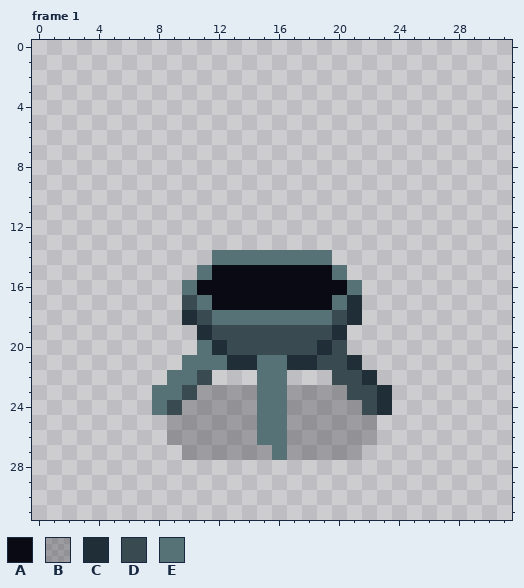
Pixel-art file -- assets/img/fire_bowl.aseprite. Above: the version before the commit.
32x32 pixels, 6 frames. Pixels under 10% opacity are left out. Colours within 5 levels of each other are drawn and written as one. Shown: frame 1. The commit also changed other frames, which this record leaves out.
Palette (. is transparent): A #090a14  B #090a1440  C #202e37  D #394a50  E #577277
After the commit:
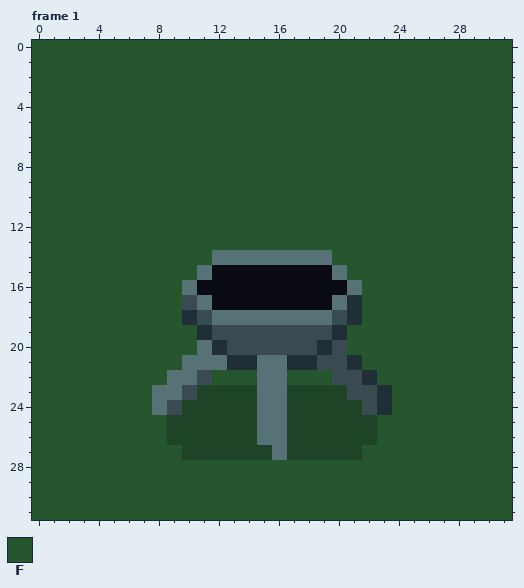
Colours new in this view: F #25562e
Changes in this commit:
layer "Background" added
colour B: #090a1440 -> #1e4327
Frame 1, layer "Background":
y 0..13: x 0..31 ................................ -> FFFFFFFFFFFFFFFFFFFFFFFFFFFFFFFF
y 14: x 0..11 ............ -> FFFFFFFFFFFF; x 20..31 ............ -> FFFFFFFFFFFF
y 15: x 0..10 ........... -> FFFFFFFFFFF; x 21..31 ........... -> FFFFFFFFFFF
y 16..18: x 0..9 .......... -> FFFFFFFFFF; x 22..31 .......... -> FFFFFFFFFF
y 19..20: x 0..10 ........... -> FFFFFFFFFFF; x 21..31 ........... -> FFFFFFFFFFF
y 21: x 0..9 .......... -> FFFFFFFFFF; x 22..31 .......... -> FFFFFFFFFF
y 22: x 0..8 ......... -> FFFFFFFFF; x 12..14 ... -> FFF; x 17..19 ... -> FFF; x 23..31 ......... -> FFFFFFFFF
y 23..24: x 0..7 ........ -> FFFFFFFF; x 24..31 ........ -> FFFFFFFF
y 25..26: x 0..8 ......... -> FFFFFFFFF; x 23..31 ......... -> FFFFFFFFF
y 27: x 0..9 .......... -> FFFFFFFFFF; x 22..31 .......... -> FFFFFFFFFF
y 28..31: x 0..31 ................................ -> FFFFFFFFFFFFFFFFFFFFFFFFFFFFFFFF
Changed places in both pictures, as pixel boxes (x1, y1, x2, y2):
changed: (32, 40, 512, 520)
